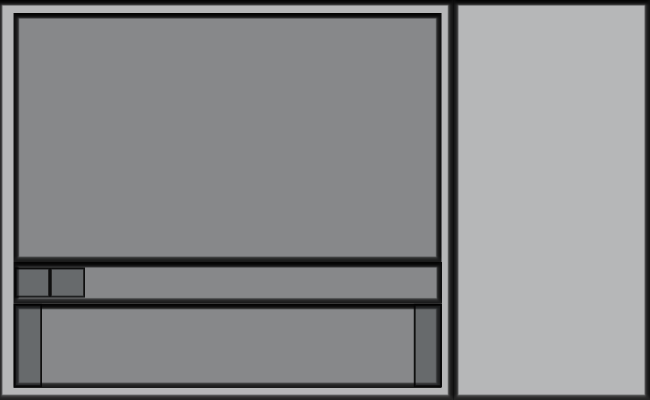
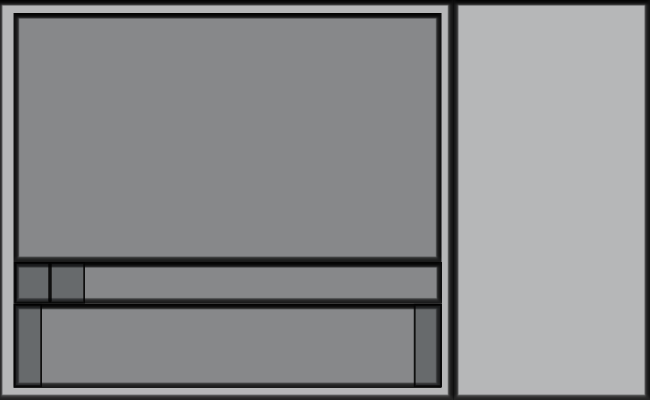
Layered file, before and after one edit (650 x 400). Changes by layer:
painted on "Shape 6" over [14, 262, 50, 304]
painted on "Shape 5" over [50, 262, 85, 304]
